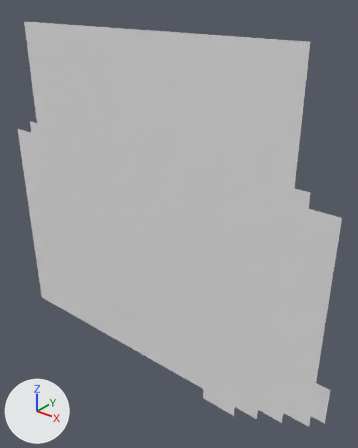
An edit to the OBJ model Assets/Tiled2Unity/Meshes/1-2_hall.obj, drawn before and after from the same camera.
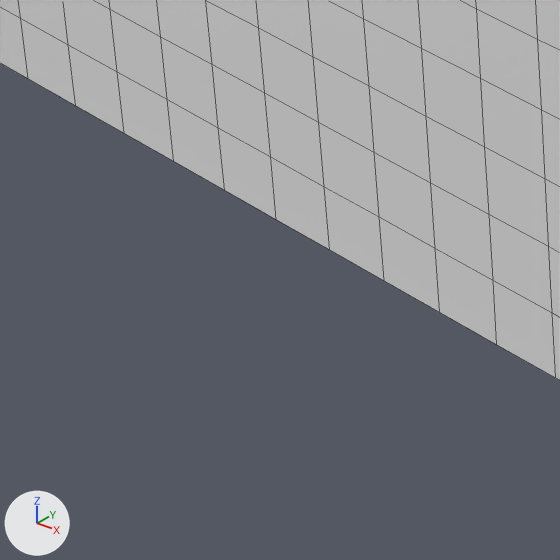
Old and new are each drawn whole from a camera (50 mm lens) standing at (7.5, -25.06, 2.67) and looking at (-13.76, 1.51, -13.8) and again close up on the part from 16% to 37% of the width and 66% to 83% of the height. Arrows for +X, +Y and +Z are at lower left; the lights stay in place. The close-ups show mesh edges as thin lines. Where no turn or scale is listed for an object, it has been applied to the vertices.

In view in the first close-up: '1-2_hall'.
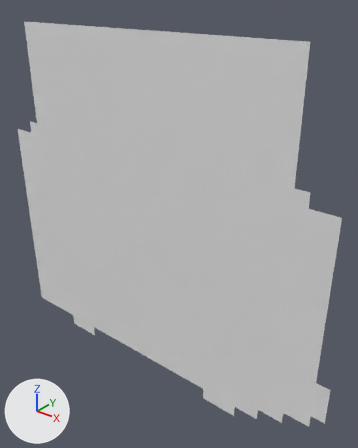
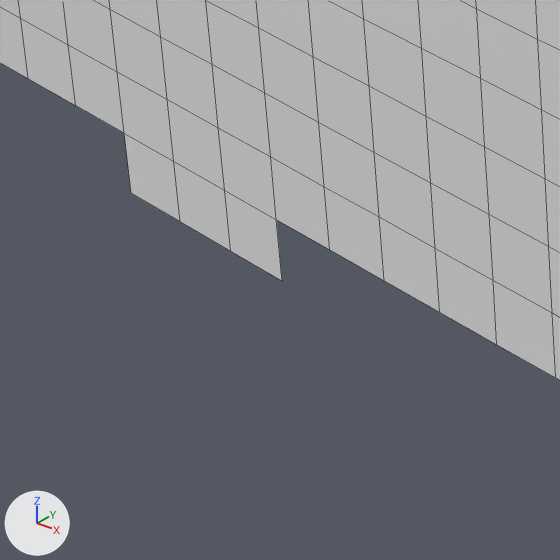
The edits, one by one:
me_1_2_hall has 818 vertices, 758 faces and spans x -31.0..0.0, y 0.0, z -28.0..0.0.
me_1_2_hall is used by ob_1_2_hall; location (0.0, 0.0, 0.0).
Verts and faces of me_1_2_hall; kept vertices keep their numbers, new ones are numbered from 818.
Before the commit, vertices of me_1_2_hall: 18 (-26.0, 0.0, -27.0) at pixel (124, 133), 20 (-25.0, 0.0, -27.0) at pixel (173, 161), 22 (-24.0, 0.0, -27.0) at pixel (224, 190), 24 (-23.0, 0.0, -27.0) at pixel (276, 219).
Part 1, on me_1_2_hall:
New vertices 818 to 821 stand at vertices 18, 20, 22, 24, in that order, plus (0.0, 0.0, -1.0).
New faces: (18, 20, 819, 818), (20, 22, 820, 819), (22, 24, 821, 820).

What differs and where, as boxes (x1, y1, x2, y2) in the close-ups (560 x 560 px):
part 1 of me_1_2_hall, added
    after: (124, 133, 282, 281)
